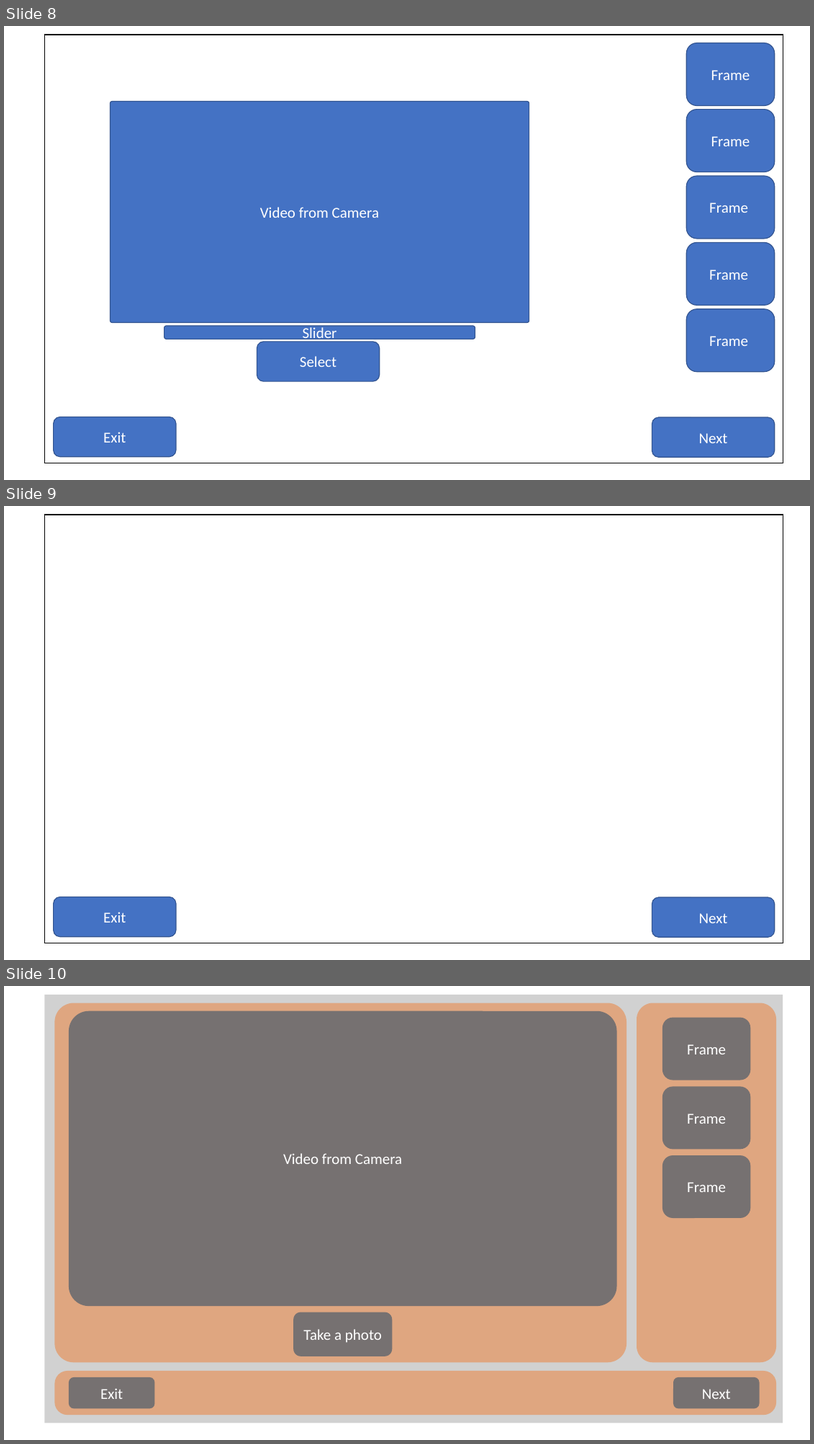
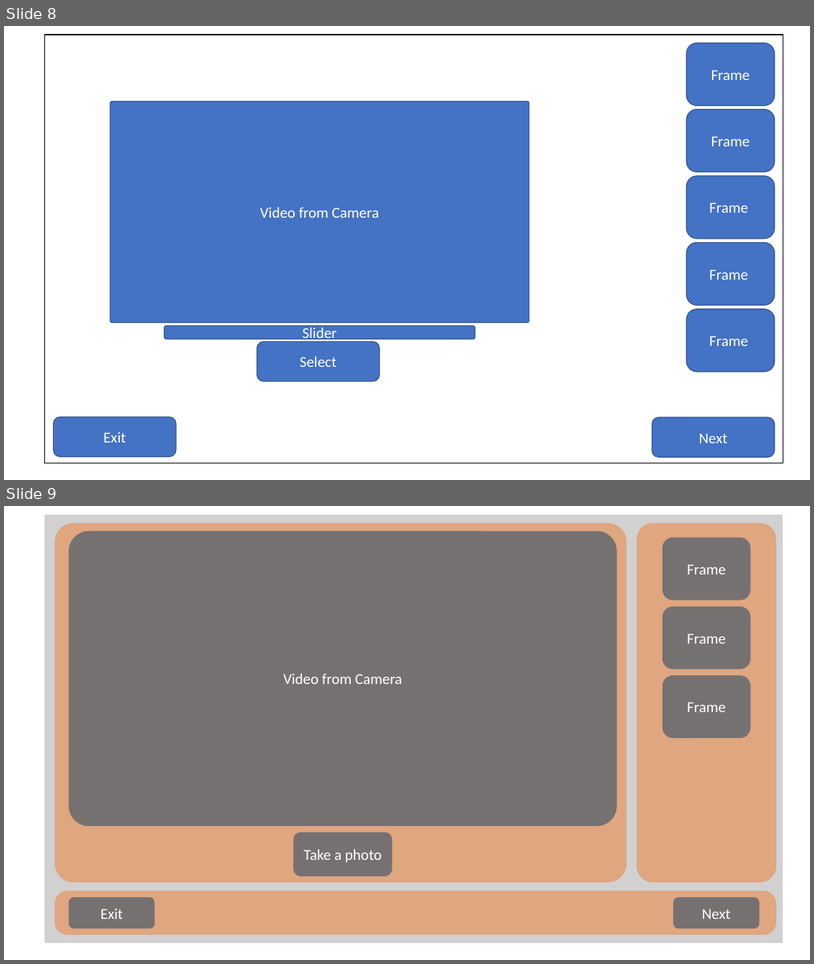
Before and after one commit to Kavies115/MMP-Sprites, a slide deck: dev/06032023/Consept for UI .pptx. Shown one above the other, each under a label of ours: slides 8, 9 and 10 before the commit, slides 8 and 9 after it. The pictures are 814x1444 and 814x964 pixels, drawn with LibreOffice and Linux fonts; fonts in the diff are those of the drawing. Boxes give left, top, right and bottom in pixels: in the first picture for what was removed or moved away, otherwise in the second. Text is boxed around its words. In the diff, an @@ line names an element or a change of style, - is before the commit and + after.

```diff
--- a/dev/06032023/Consept for UI .pptx
+++ b/dev/06032023/Consept for UI .pptx
@@ slide 9 removed at (x1=4, y1=506, x2=810, y2=960), background #FFFFFF @@
@@ rectangle removed at (x1=44, y1=515, x2=783, y2=943) @@
@@ rounded rectangle removed at (x1=54, y1=897, x2=176, y2=937) @@
-Exit
@@ rounded rectangle removed at (x1=653, y1=897, x2=775, y2=937) @@
-Next
@@ what was slide 10 is now slide 9 @@
```
Also in this commit, not shown: 5 slides changed, 1 slide added, 4 other files.
